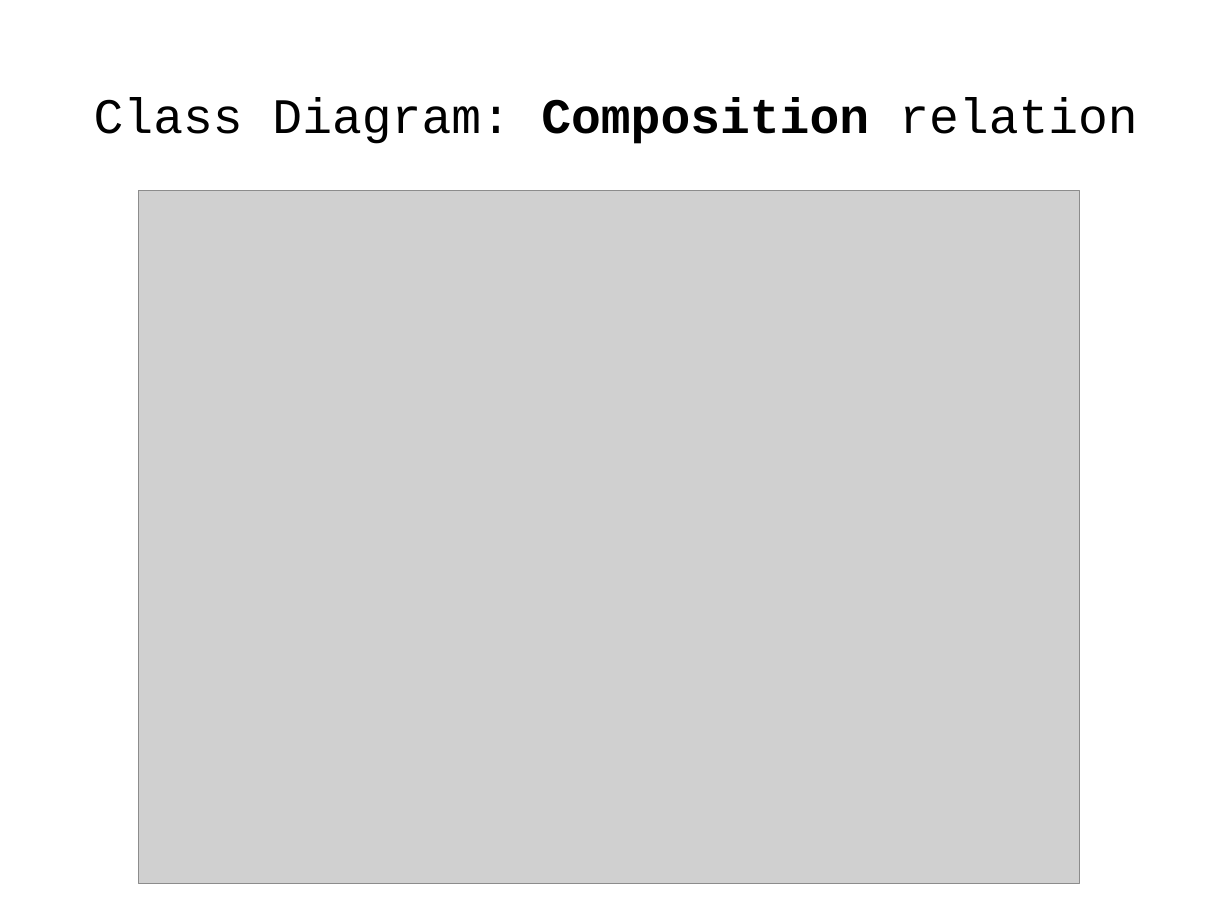
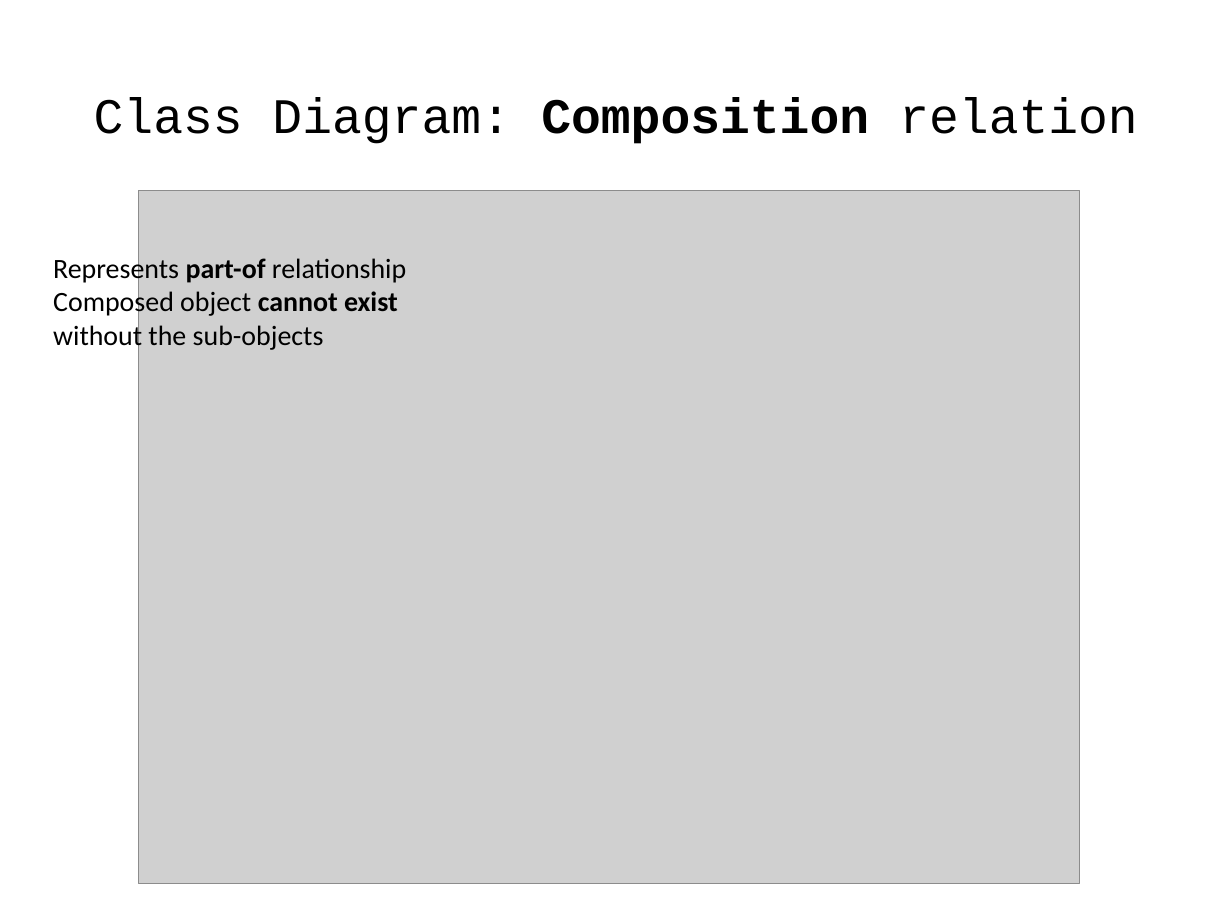
Before and after one commit to j-avdeev/EnterpriseSystemsDevelopment, a slide deck: slide 32 of Lec5 - UML-Requirements-Use Case/Enterprise System Development - lec day5 - UML-Requirements-Use Case.odp (slide 33 before the commit). Drawn at 1232x924 pixels with LibreOffice and Linux fonts; fonts in the diff are those of the drawing; grey boxes stand for pictures. Boxes give left, top, right and bottom in pixels: in the first picture for what was removed or moved away, otherwise in the second. Text is boxed around its words. In the diff, an @@ line names an element or a change of style, - is before the commit and + after.

```diff
--- a/Lec5 - UML-Requirements-Use Case/Enterprise System Development - lec day5 - UML-Requirements-Use Case.odp
+++ b/Lec5 - UML-Requirements-Use Case/Enterprise System Development - lec day5 - UML-Requirements-Use Case.odp
@@ text added at (x1=53, y1=254, x2=406, y2=352), 18 pt, text #000000 @@
+Represents part-of relationship
+Composed object cannot exist without the sub-objects
```
Also in this commit, not shown: 1 other slide changed, 2 slides added, 3 slides removed, 1 other file.
